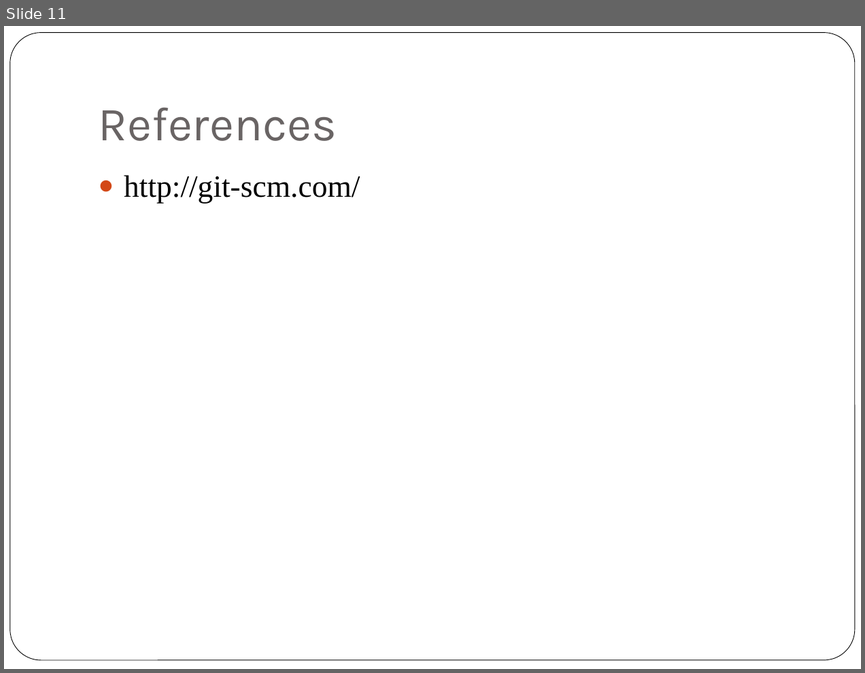
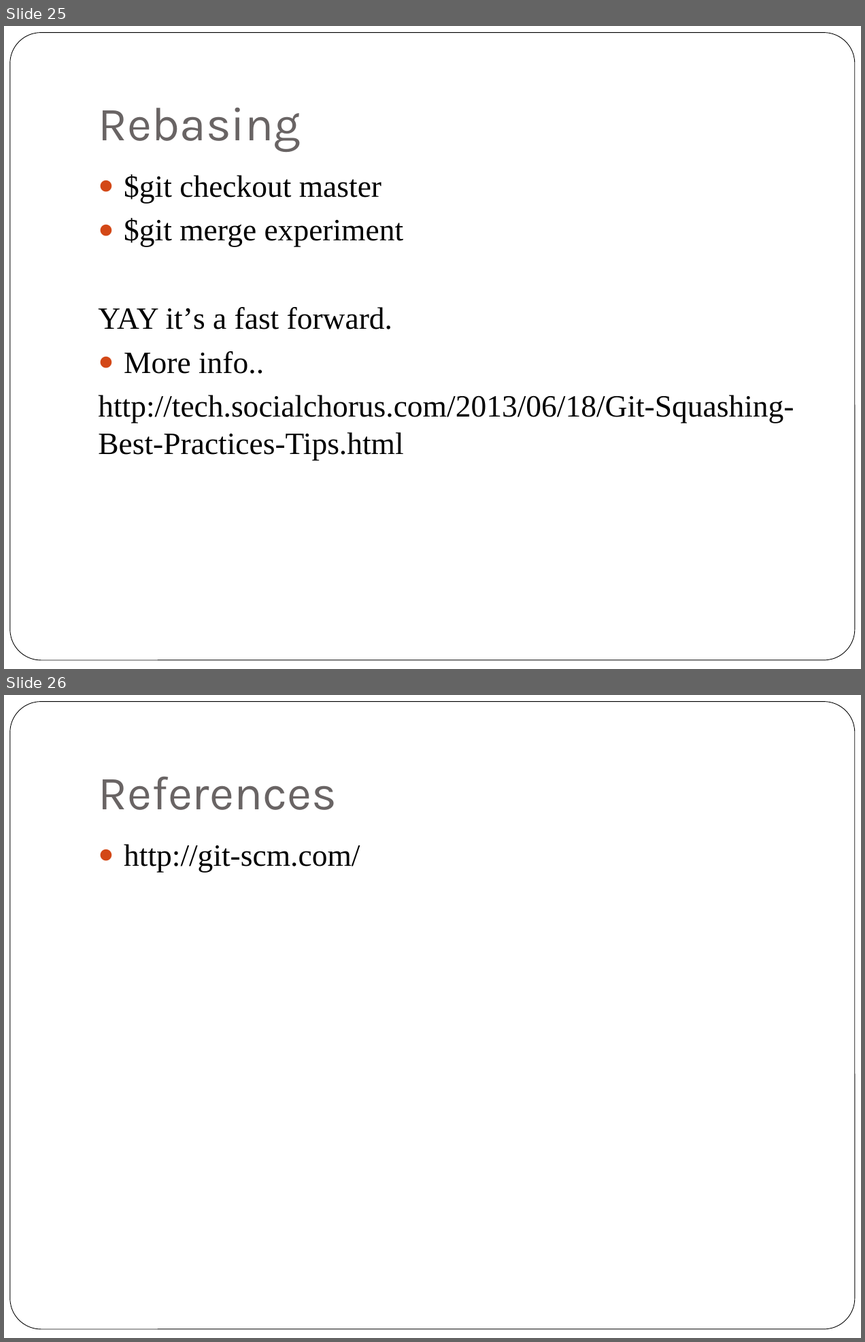
Before and after one commit to sowjumn/GITWWC, a slide deck: GIT.pptx. Shown one above the other, each under a label of ours: slide 11 before the commit, slides 25 and 26 after it. The pictures are 865x673 and 865x1342 pixels, drawn with LibreOffice and Linux fonts; fonts in the diff are those of the drawing. Boxes give left, top, right and bottom in pixels: in the first picture for what was removed or moved away, otherwise in the second. Text is boxed around its words. In the diff, an @@ line names an element or a change of style, - is before the commit and + after.

Commit message:
updated PPT with branches and rebasing

```diff
--- a/GIT.pptx
+++ b/GIT.pptx
@@ slide 25 added at (x1=4, y1=26, x2=861, y2=669), background #FFFFFF; not listed: 1 template element that a slide beside it also shows @@
@@ title added at (x1=98, y1=108, x2=300, y2=152), 40 pt, text #696464 @@
+Rebasing
@@ text added at (x1=98, y1=174, x2=793, y2=460), 26 pt, text #000000 @@
+● $git checkout master
+● $git merge experiment
+YAY it’s a fast forward.
+● More info..
+http://tech.socialchorus.com/2013/06/18/Git-Squashing-Best-Practices-Tips.html
@@ what was slide 11 is now slide 26 @@
```
Also in this commit, not shown: 1 slide changed, 14 other slides added.
